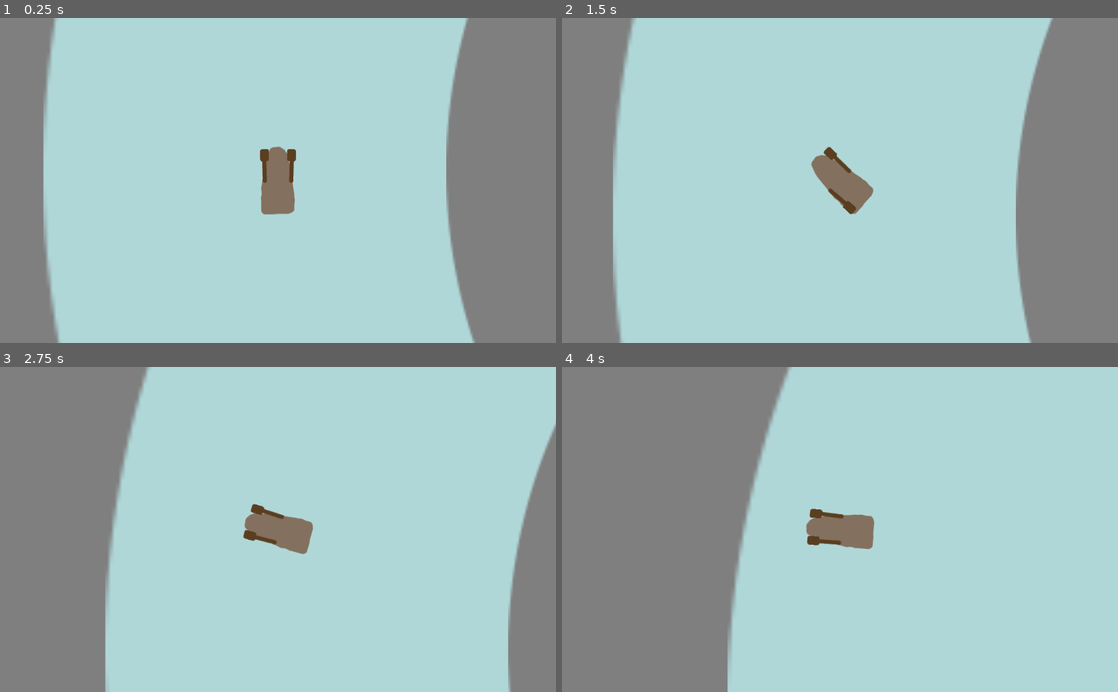
Above: before the commit, frames 1-4 (two rows, left to right).
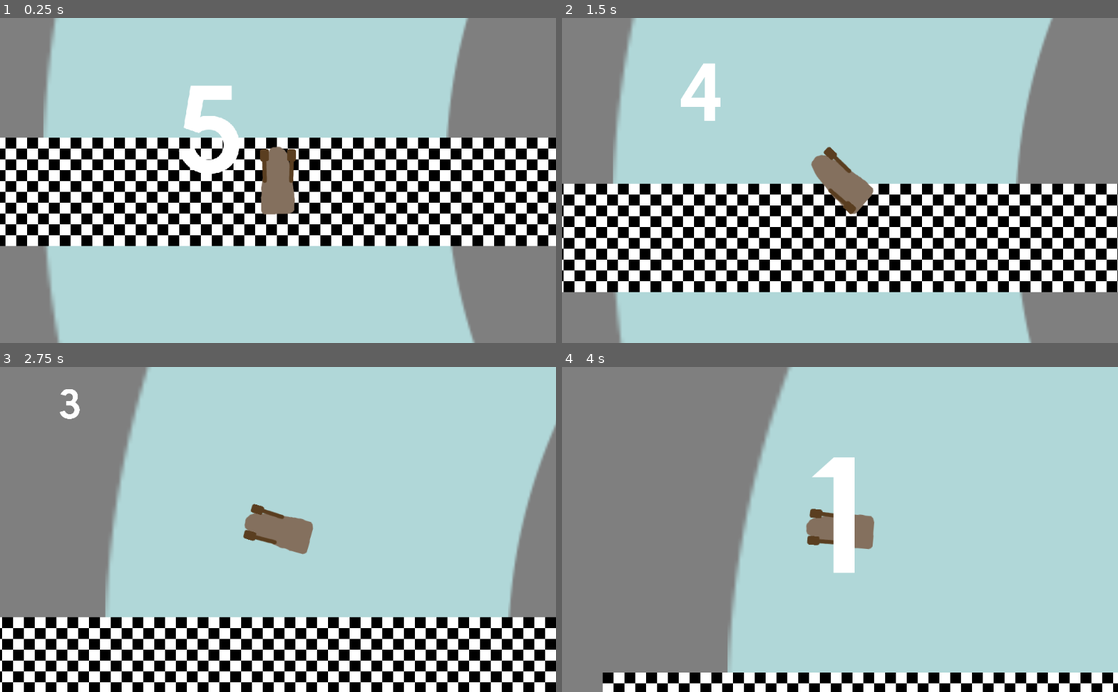
Above: after the commit, the same moments.

Repository: MilanVasko/Ludum-Dare-47
Game: Godot game, scene res://main.tscn
The game is run twice, just before and just after one commit, with the same random seed, the same clock (stepped at 60 frames per second) and the same inputs.
Inputs:
- Up to frame 1 (0.25 s): no input
- Up to frame 2 (1.5 s): hold Right (right) 0.53-1.28 s; hold Left (left) from 1.28 s (still down)
- Up to frame 3 (2.75 s): release Left (left) at 2.03 s; hold Right (right) from 2.03 s (still down)
- Up to frame 4 (4 s): release Right (right) at 3.53 s; hold Left (left) from 3.53 s (still down)

The runs differ from the first frame. In frame 1, 33% of the frame differs, in the area x 0-100%, y 20-71%; in frame 2, 33%, in the area x 0-100%, y 13-85%; in frame 3, 23%; in frame 4, 7.0%.

Commit message:
Add checkpoints and basic UI

Diff:
--- a/boat/boat.gd
+++ b/boat/boat.gd
@@ -3,6 +3,9 @@
 onready var left_paddle = $LeftPaddle
 onready var right_paddle = $RightPaddle
 var impulse = 1000
+
+func _ready():
+	get_tree().call_group("game_progress", "on_boat_registered", self)
 
 func _physics_process(_delta):
 	var paddle = null
--- /dev/null
+++ b/checkpoint/checkpoint.gd
@@ -0,0 +1,7 @@
+extends Node2D
+
+func _on_body_entered(body):
+	if body.is_in_group("boat"):
+		var checkpoint_index = self.get_index()
+		var checkpoint_count = self.get_parent().get_child_count()
+		self.get_tree().call_group("game_progress", "on_boat_checkpoint_entered", body, checkpoint_index, checkpoint_count)
--- /dev/null
+++ b/checkpoint/checkpoint.tscn
@@ -0,0 +1,15 @@
+[gd_scene load_steps=3 format=2]
+
+[ext_resource path="res://checkpoint/checkpoint.gd" type="Script" id=1]
+
+[sub_resource type="RectangleShape2D" id=1]
+extents = Vector2( 600, 100 )
+
+[node name="Checkpoint" type="Node2D"]
+script = ExtResource( 1 )
+
+[node name="Area2D" type="Area2D" parent="."]
+
+[node name="CollisionShape2D" type="CollisionShape2D" parent="Area2D"]
+shape = SubResource( 1 )
+[connection signal="body_entered" from="Area2D" to="." method="_on_body_entered"]
--- /dev/null
+++ b/finish_line/finish_line.tscn
@@ -0,0 +1,12 @@
+[gd_scene load_steps=3 format=2]
+
+[ext_resource path="res://finish_line/checkerboard.png" type="Texture" id=1]
+[ext_resource path="res://checkpoint/checkpoint.tscn" type="PackedScene" id=2]
+
+[node name="Checkpoint" instance=ExtResource( 2 )]
+
+[node name="Sprite" type="Sprite" parent="." index="1"]
+scale = Vector2( 20, 20 )
+texture = ExtResource( 1 )
+region_enabled = true
+region_rect = Rect2( 0, 0, 60, 10 )
--- /dev/null
+++ b/fonts/tuffy_bold.tres
@@ -0,0 +1,7 @@
+[gd_resource type="DynamicFont" load_steps=2 format=2]
+
+[ext_resource path="res://fonts/Tuffy_Bold.ttf" type="DynamicFontData" id=1]
+
+[resource]
+size = 24
+font_data = ExtResource( 1 )
--- /dev/null
+++ b/fonts/tuffy_bold_big.tres
@@ -0,0 +1,7 @@
+[gd_resource type="DynamicFont" load_steps=2 format=2]
+
+[ext_resource path="res://fonts/Tuffy_Bold.ttf" type="DynamicFontData" id=1]
+
+[resource]
+size = 300
+font_data = ExtResource( 1 )
--- a/game_progress/game_progress.gd
+++ b/game_progress/game_progress.gd
@@ -1,6 +1,82 @@
 extends Node2D
 
-# TODO
+var rounds_needed = 3
+var boat_progresses = {}
+
+var elapsed_time = -6.0
 
 func _ready():
-	pass
+	get_tree().call_group("elapsed_time_listener", "on_elapsed_time_changed", elapsed_time)
+
+func _process(delta):
+	elapsed_time += delta
+	get_tree().call_group("elapsed_time_listener", "on_elapsed_time_changed", elapsed_time)
+
+func on_boat_registered(boat: Node) -> void:
+	var node_key = self.get_node_key(boat)
+	print("Registering boat " + node_key + ", rounds needed: " + str(rounds_needed))
+	assert(!boat_progresses.has(node_key))
+	boat_progresses[node_key] = BoatProgress.new(rounds_needed)
+
+func on_boat_checkpoint_entered(boat: Node, checkpoint_index: int, checkpoint_count: int) -> void:
+	var node_key = self.get_node_key(boat)
+	assert(boat_progresses.has(node_key))
+	var boat_progress: BoatProgress = boat_progresses[node_key]
+
+	match boat_progress.progress_to_checkpoint(checkpoint_index, checkpoint_count):
+		BoatProgress.CheckpointProgress.NEW_CHECKPOINT:
+			on_new_checkpoint(boat, checkpoint_index, checkpoint_count)
+		BoatProgress.CheckpointProgress.NEW_ROUND:
+			on_new_round(boat, boat_progress.rounds)
+		BoatProgress.CheckpointProgress.GOING_BACKWARDS:
+			on_going_backwards(boat)
+		BoatProgress.CheckpointProgress.WON:
+			on_won(boat)
+
+func on_new_checkpoint(boat: Node, checkpoint_index: int, checkpoint_count: int):
+	print("new checkpoint")
+
+func on_new_round(boat: Node, new_round: int):
+	print("new round")
+
+func on_going_backwards(boat: Node):
+	print("going backwards")
+
+func on_won(boat: Node):
+	print("won")
+
+func get_node_key(node: Node) -> String:
+	return str(node.get_path())
+
+
+class BoatProgress:
+	enum CheckpointProgress {
+		NEW_CHECKPOINT,
+		NEW_ROUND,
+		GOING_BACKWARDS,
+		WON
+	}
+
+	var rounds: int
+	var rounds_needed: int
+	var current_checkpoint_index: int
+
+	func _init(rounds_needed_: int):
+		self.rounds = 0
+		self.rounds_needed = rounds_needed_
+		self.current_checkpoint_index = -1
+
+	func progress_to_checkpoint(checkpoint_index: int, checkpoint_count: int):
+		if checkpoint_index == self.current_checkpoint_index + 1:
+			if checkpoint_count == checkpoint_index + 1:
+				self.rounds += 1
+				self.current_checkpoint_index = 0
+				if self.rounds == self.rounds_needed:
+					return CheckpointProgress.WON
+				else:
+					return CheckpointProgress.NEW_ROUND
+			else:
+				self.current_checkpoint_index = checkpoint_index
+
+			return CheckpointProgress.NEW_CHECKPOINT
+		return CheckpointProgress.GOING_BACKWARDS
--- a/game_progress/game_progress.tscn
+++ b/game_progress/game_progress.tscn
@@ -2,5 +2,7 @@
 
 [ext_resource path="res://game_progress/game_progress.gd" type="Script" id=1]
 
-[node name="GameProgress" type="Node2D"]
+[node name="GameProgress" type="Node2D" groups=[
+"game_progress",
+]]
 script = ExtResource( 1 )
--- /dev/null
+++ b/ingame_ui/ingame_ui.gd
@@ -0,0 +1,32 @@
+extends Control
+
+onready var current_time_node = $Time
+onready var countdown = $Countdown
+
+func on_elapsed_time_changed(new_elapsed_time: float):
+	var is_countdown = new_elapsed_time < 0.0
+	countdown.visible = is_countdown
+	current_time_node.visible = !is_countdown
+
+	if is_countdown:
+		var time_until_start = -new_elapsed_time
+		var whole_seconds = int(time_until_start)
+
+		if whole_seconds == 0:
+			countdown.rect_scale = Vector2.ONE
+			countdown.text = "Go!"
+		else:
+			countdown.rect_scale = Vector2.ONE * (time_until_start - whole_seconds)
+			countdown.text = str(whole_seconds)
+	else:
+		current_time_node.text = format_time(new_elapsed_time)
+
+func format_time(time: float) -> String:
+	var seconds = int(time)
+	var minutes = seconds / 60
+	return "Time: " + str_padding(minutes) + ":" + str_padding(stepify((time - seconds) + (seconds % 60), 0.01))
+
+func str_padding(number) -> String:
+	if number < 10:
+		return "0" + str(number)
+	return str(number)
--- /dev/null
+++ b/ingame_ui/ingame_ui.tscn
@@ -0,0 +1,35 @@
+[gd_scene load_steps=3 format=2]
+
+[ext_resource path="res://ingame_ui/ingame_ui.gd" type="Script" id=1]
+[ext_resource path="res://fonts/tuffy_bold_big.tres" type="DynamicFont" id=2]
+
+[node name="IngameUI" type="Control" groups=[
+"elapsed_time_listener",
+]]
+anchor_right = 1.0
+anchor_bottom = 1.0
+script = ExtResource( 1 )
+__meta__ = {
+"_edit_use_anchors_": false
+}
+
+[node name="Time" type="Label" parent="."]
+anchor_right = 1.0
+margin_bottom = 40.0
+text = "0:00:00"
+align = 1
+valign = 1
+__meta__ = {
+"_edit_use_anchors_": false
+}
+
+[node name="Countdown" type="Label" parent="."]
+anchor_right = 1.0
+anchor_bottom = 1.0
+custom_fonts/font = ExtResource( 2 )
+text = "5"
+align = 1
+valign = 1
+__meta__ = {
+"_edit_use_anchors_": false
+}
--- a/main.tscn
+++ b/main.tscn
@@ -1,16 +1,36 @@
-[gd_scene load_steps=4 format=2]
+[gd_scene load_steps=7 format=2]
 
 [ext_resource path="res://player/player.tscn" type="PackedScene" id=1]
 [ext_resource path="res://race_track/race_track.tscn" type="PackedScene" id=2]
+[ext_resource path="res://finish_line/finish_line.tscn" type="PackedScene" id=3]
 [ext_resource path="res://game_progress/game_progress.tscn" type="PackedScene" id=4]
+[ext_resource path="res://checkpoint/checkpoint.tscn" type="PackedScene" id=5]
+[ext_resource path="res://ingame_ui/ingame_ui.tscn" type="PackedScene" id=6]
 
 [node name="Main" type="Node2D"]
 
-[node name="GameProgress" parent="." groups=[
-"game_progress",
-] instance=ExtResource( 4 )]
+[node name="GameProgress" parent="." instance=ExtResource( 4 )]
 
 [node name="RaceTrack" parent="." instance=ExtResource( 2 )]
 
+[node name="Checkpoints" type="Node2D" parent="."]
+
+[node name="Checkpoint2" parent="Checkpoints" instance=ExtResource( 5 )]
+position = Vector2( 14.2682, -1398.81 )
+rotation = 1.53775
+scale = Vector2( 0.822783, 1 )
+
+[node name="Checkpoint3" parent="Checkpoints" instance=ExtResource( 5 )]
+position = Vector2( 9.96155, 1388.97 )
+rotation = 4.67717
+scale = Vector2( 0.822783, 1 )
+
+[node name="Checkpoint4" parent="Checkpoints" instance=ExtResource( 3 )]
+position = Vector2( -1396.13, 42.8115 )
+
 [node name="Player" parent="." instance=ExtResource( 1 )]
 position = Vector2( -1333.82, 21.9215 )
+
+[node name="CanvasLayer" type="CanvasLayer" parent="."]
+
+[node name="IngameUI" parent="CanvasLayer" instance=ExtResource( 6 )]
--- a/project.godot
+++ b/project.godot
@@ -18,6 +18,10 @@
 config/name="Ludum Dare 47"
 run/main_scene="res://main.tscn"
 config/icon="res://icon.png"
+
+[gui]
+
+theme/custom_font="res://fonts/tuffy_bold.tres"
 
 [input]
 
Binary file added: fonts/Tuffy_Bold.ttf
